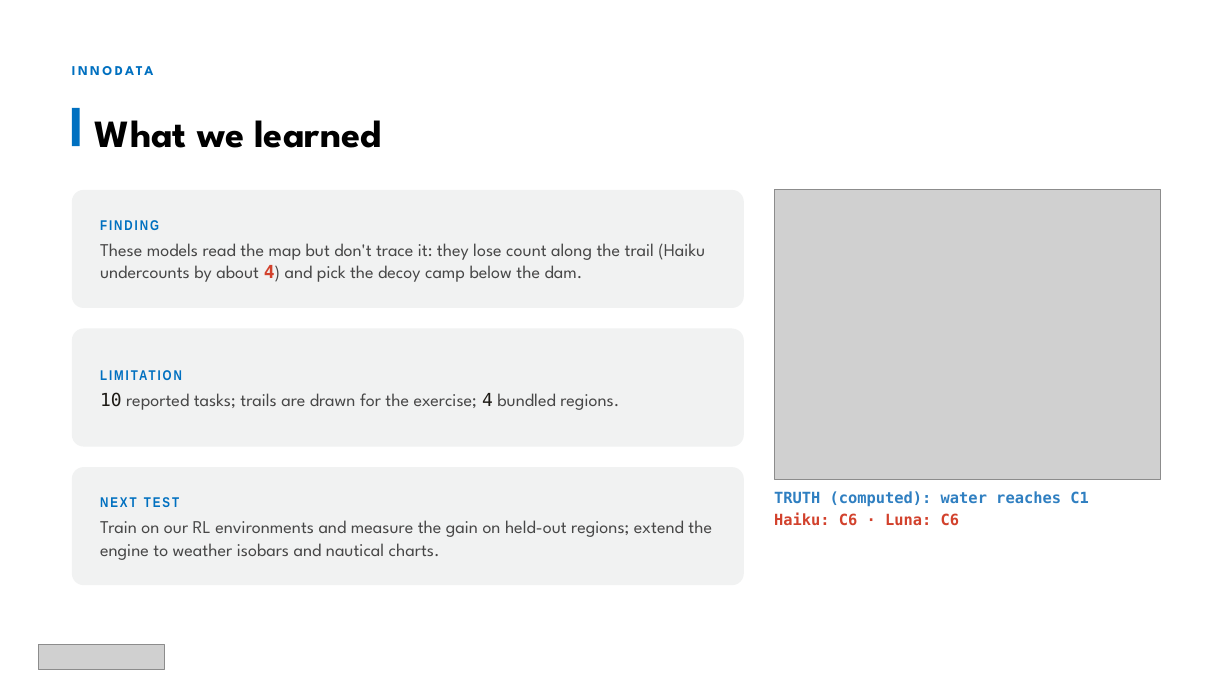
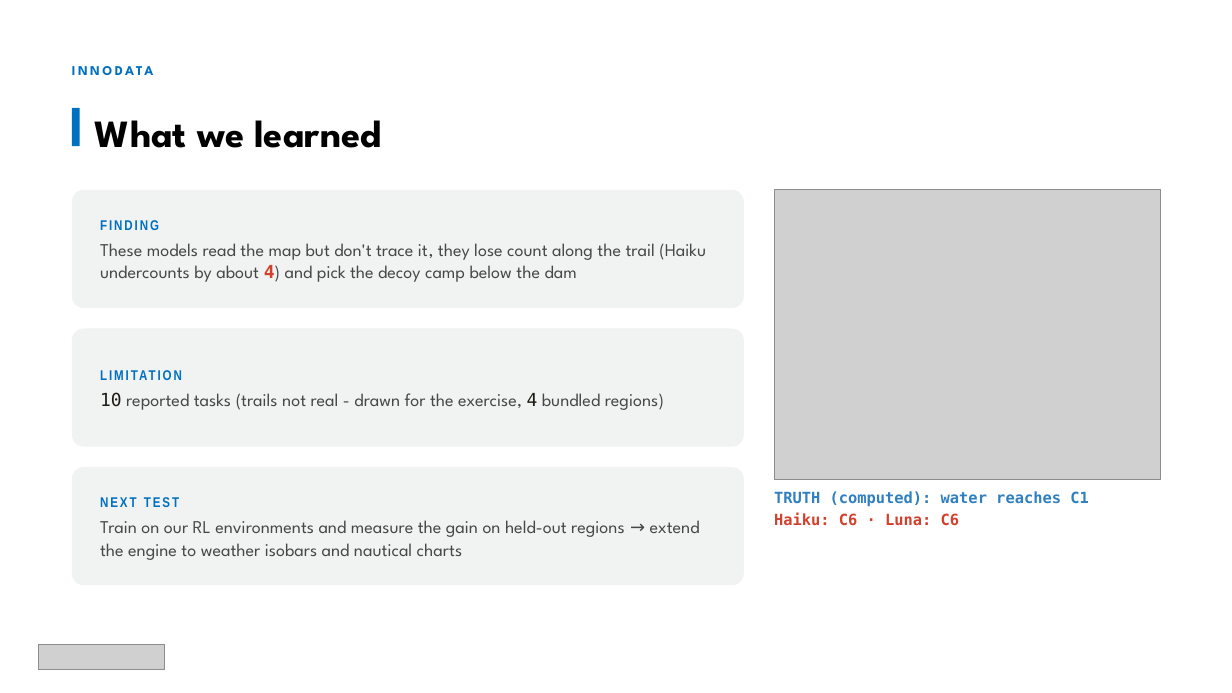
Before and after one commit to Alex-Epstein/innodata-hack, a slide deck: slide 5 of slides/TheMapVsTheMountain.pptx. Drawn at 1232x693 pixels with LibreOffice and Linux fonts; fonts in the diff are those of the drawing; grey boxes stand for pictures. Boxes give left, top, right and bottom in pixels: in the first picture for what was removed or moved away, otherwise in the second. Text is boxed around its words. In the diff, an @@ line names an element or a change of style, - is before the commit and + after.

```diff
--- a/slides/TheMapVsTheMountain.pptx
+++ b/slides/TheMapVsTheMountain.pptx
@@ text at (100, 243, 706, 282): text changed @@
-These models read the map but don't trace it: they lose count along the trail (Haiku undercounts by about 4) and pick the decoy camp below the dam.
+These models read the map but don't trace it, they lose count along the trail (Haiku undercounts by about 4) and pick the decoy camp below the dam
@@ text at (100, 392, 664, 410): text changed @@
-10 reported tasks; trails are drawn for the exercise; 4 bundled regions.
+10 reported tasks (trails not real - drawn for the exercise, 4 bundled regions)
@@ text at (100, 520, 700, 560): text changed @@
-Train on our RL environments and measure the gain on held-out regions; extend the engine to weather isobars and nautical charts.
+Train on our RL environments and measure the gain on held-out regions → extend the engine to weather isobars and nautical charts
```
Also in this commit, not shown: 2 other slides changed, 1 other file.
